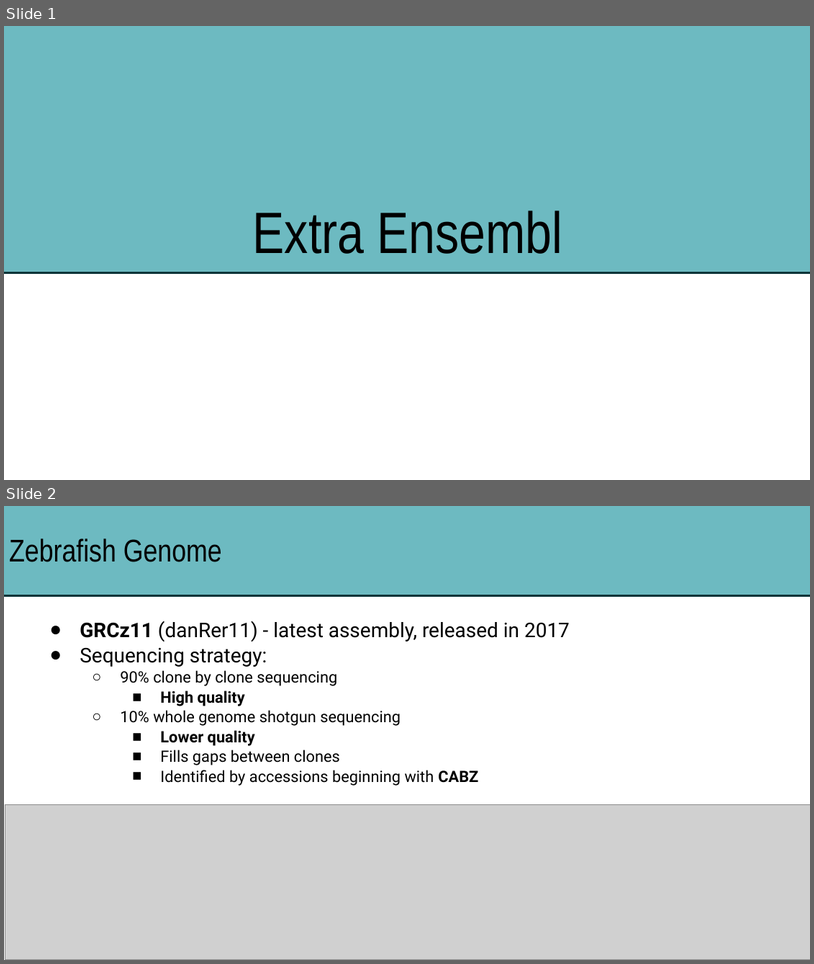
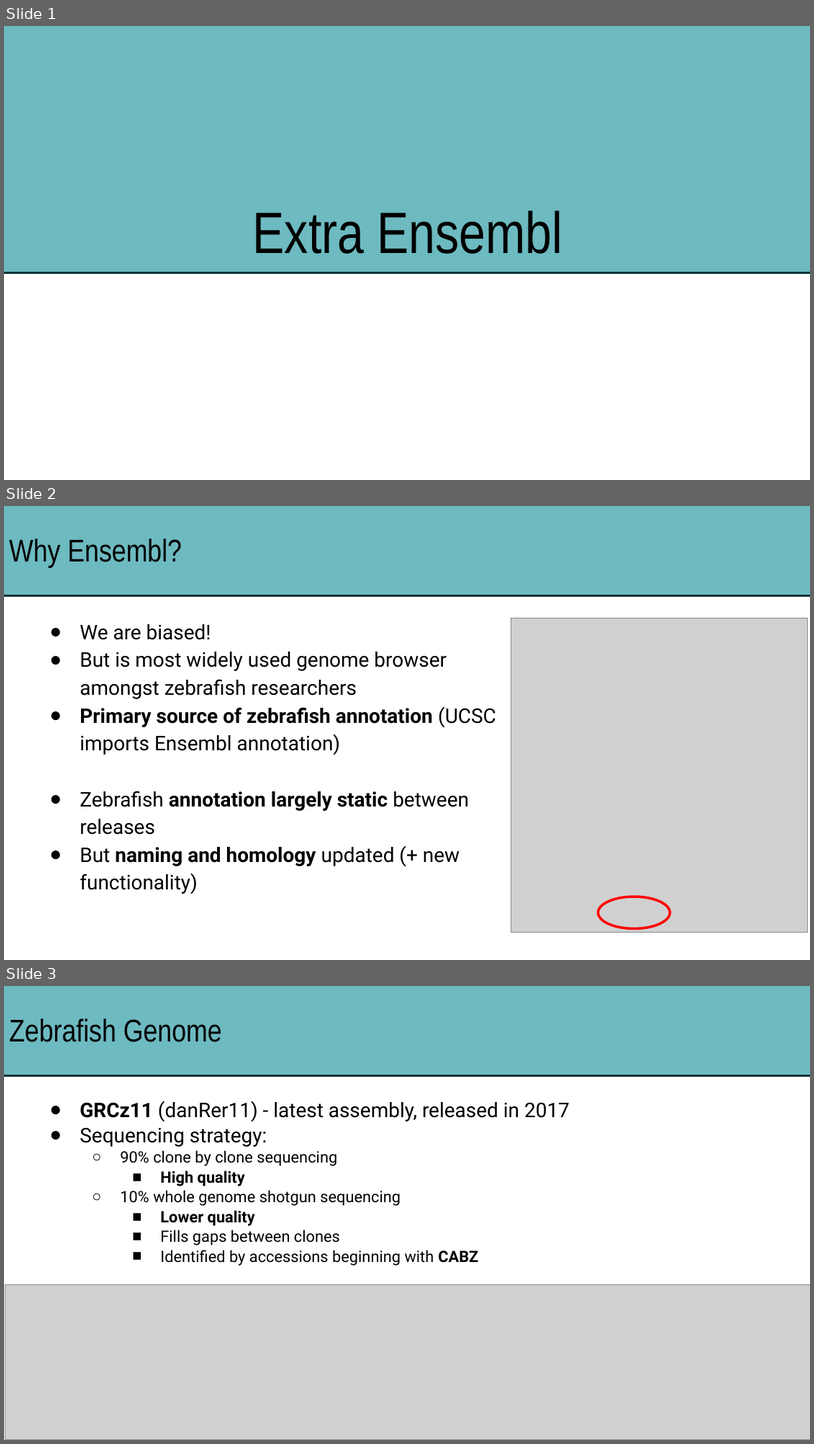
Before and after one commit to iansealy/funcgen2022, a slide deck: downloads/ensembl-extra.pptx. Shown one above the other, each under a label of ours: slides 1 and 2 before the commit, slides 1, 2 and 3 after it. The pictures are 814x964 and 814x1444 pixels, drawn with LibreOffice and Linux fonts; fonts in the diff are those of the drawing; grey boxes stand for pictures; background and template pictures are left out. Boxes give left, top, right and bottom in pixels: in the first picture for what was removed or moved away, otherwise in the second. Text is boxed around its words. In the diff, an @@ line names an element or a change of style, - is before the commit and + after.

```diff
--- a/downloads/ensembl-extra.pptx
+++ b/downloads/ensembl-extra.pptx
@@ slide 2 added at (4, 506, 810, 960), background #FFFFFF @@
@@ title added at (4, 506, 810, 596), fill #6DBAC1, outline #0D3539 1.5 pt, 28 pt, text #000000 @@
+Why Ensembl?
@@ text added at (80, 624, 496, 893), 18 pt, text #000000 @@
+● We are biased!
+● But is most widely used genome browser amongst zebrafish researchers
+● Primary source of zebrafish annotation (UCSC imports Ensembl annotation)
+● Zebrafish annotation largely static between releases
+● But naming and homology updated (+ new functionality)
@@ picture added at (511, 618, 808, 932) @@
@@ ellipse added at (598, 896, 670, 929), outline #FF0000 2.25 pt @@
@@ what was slide 2 is now slide 3 @@
```
Also in this commit, not shown: 2 slides changed, 4 other slides added, 1 other file.
